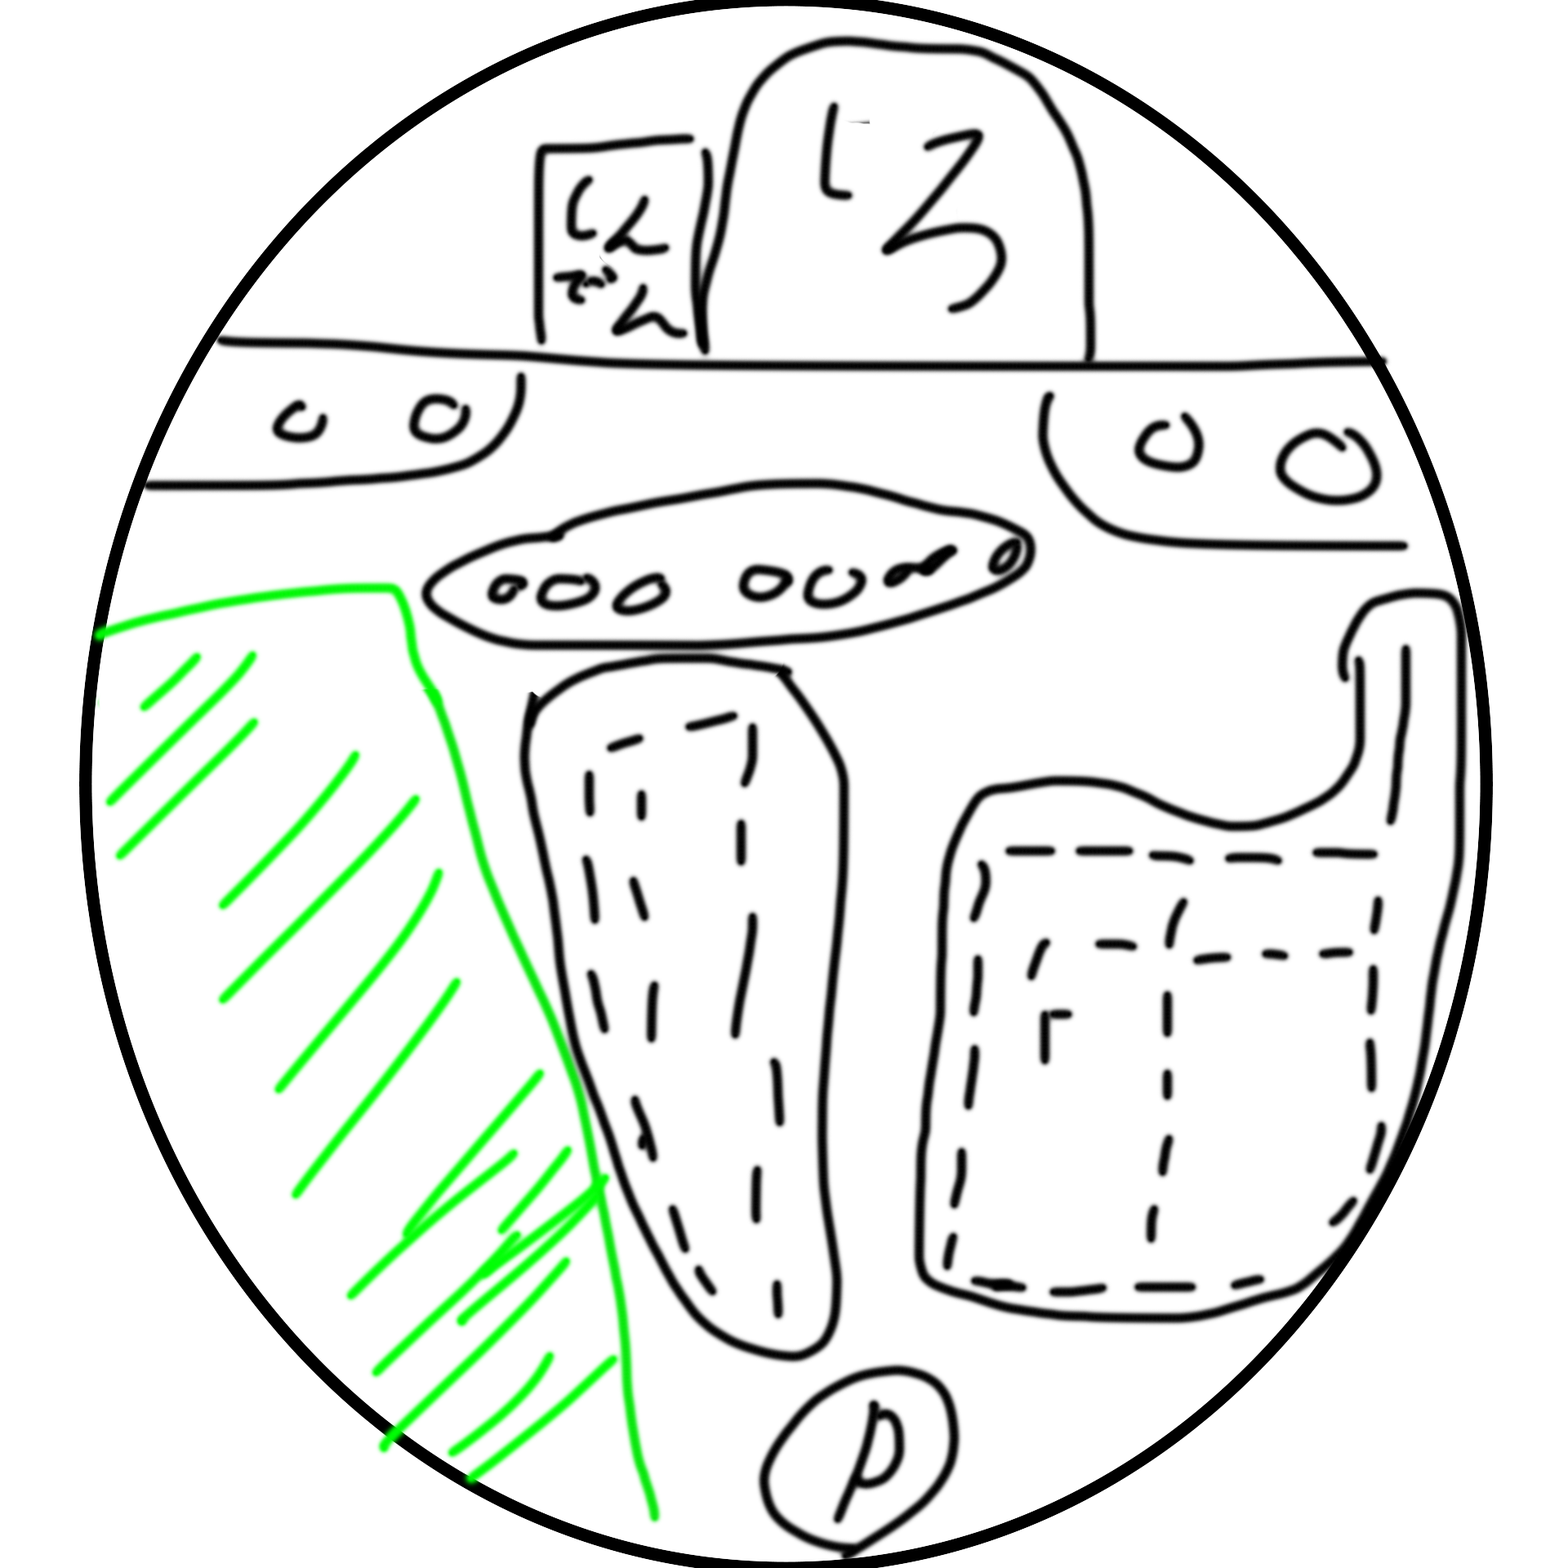
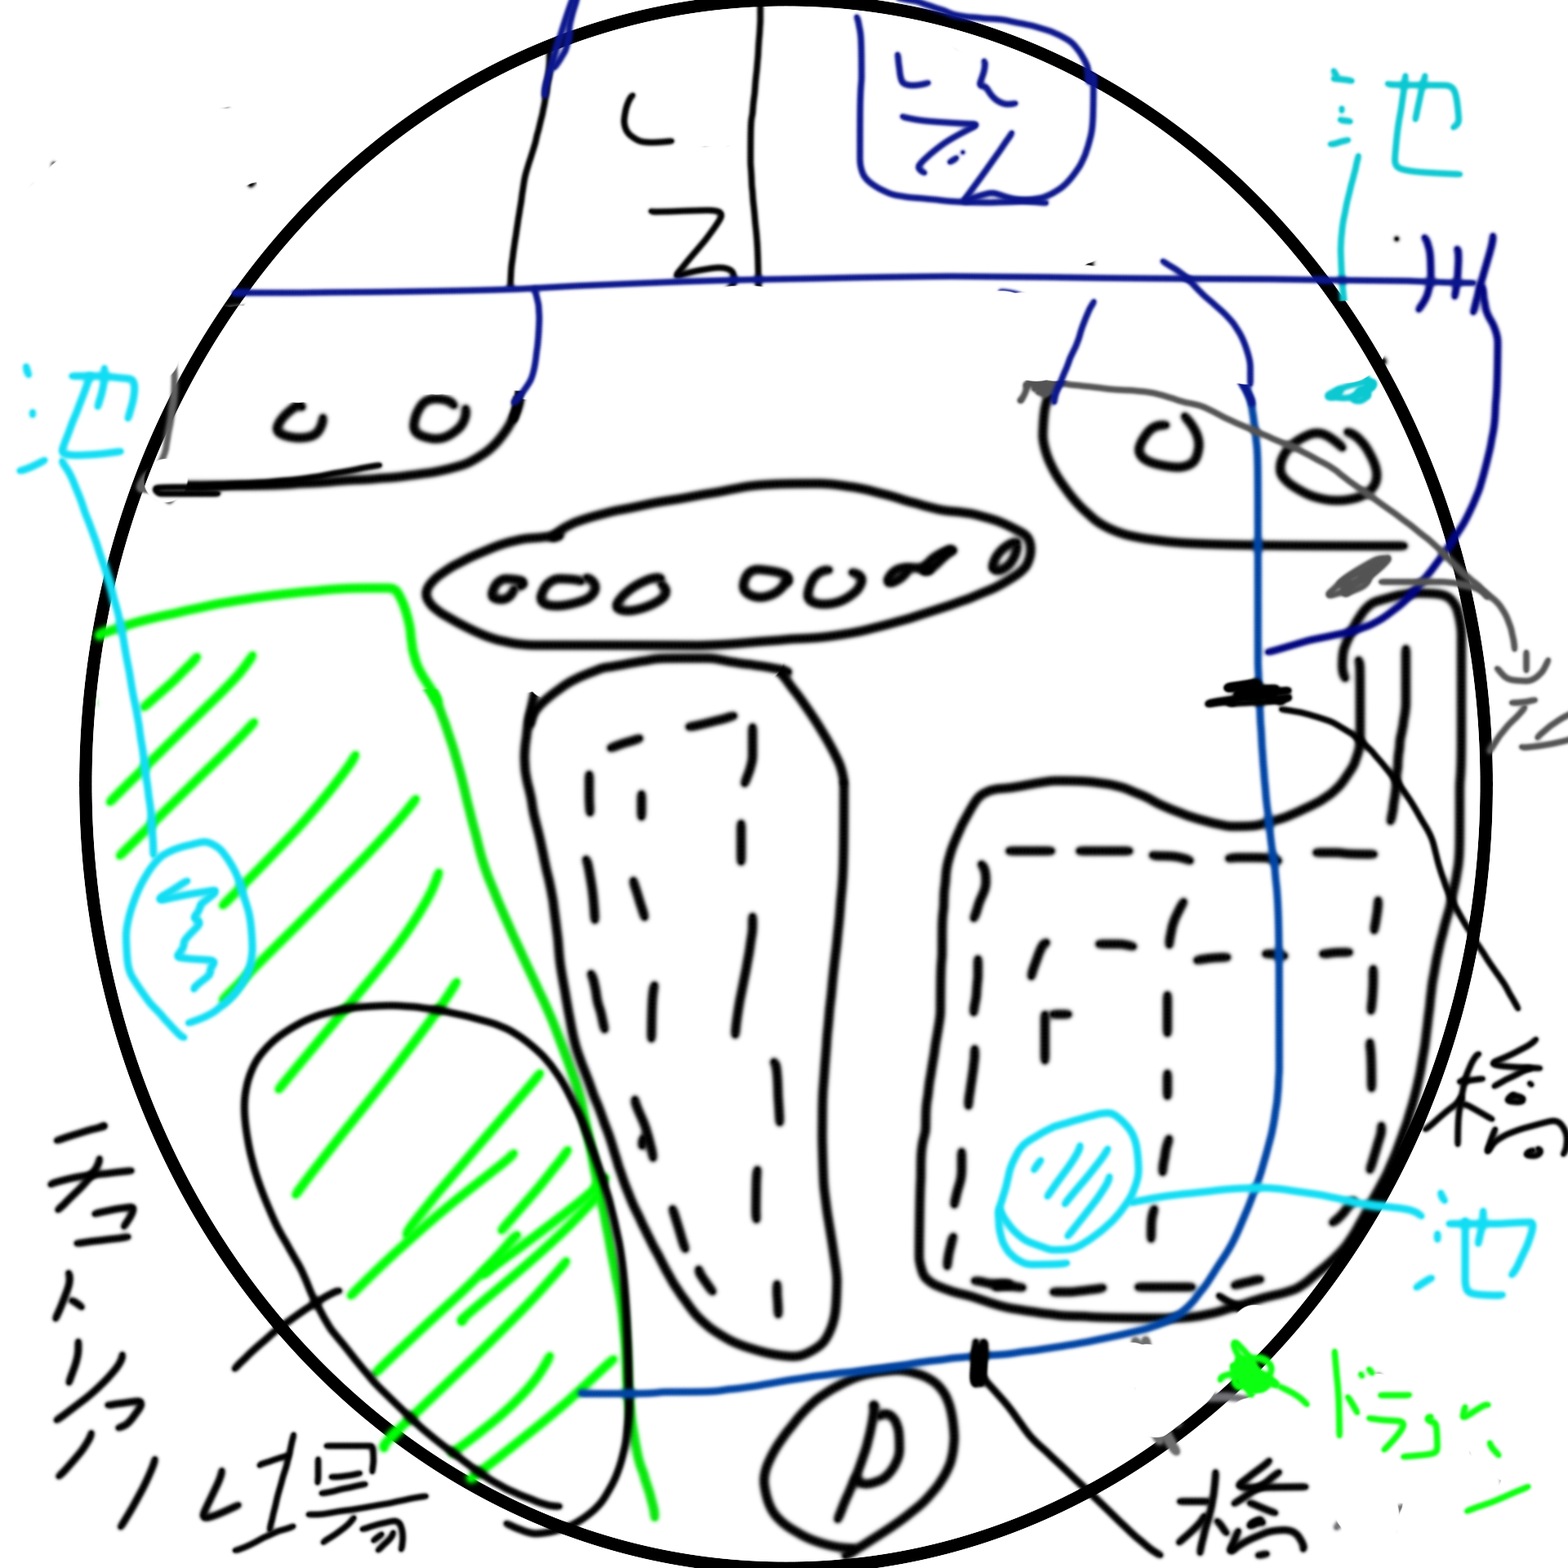
Layered file, before and after one edit (1568×1568). Changes by layer:
painted on "レイヤー 1" over [13, 0, 1568, 1563]